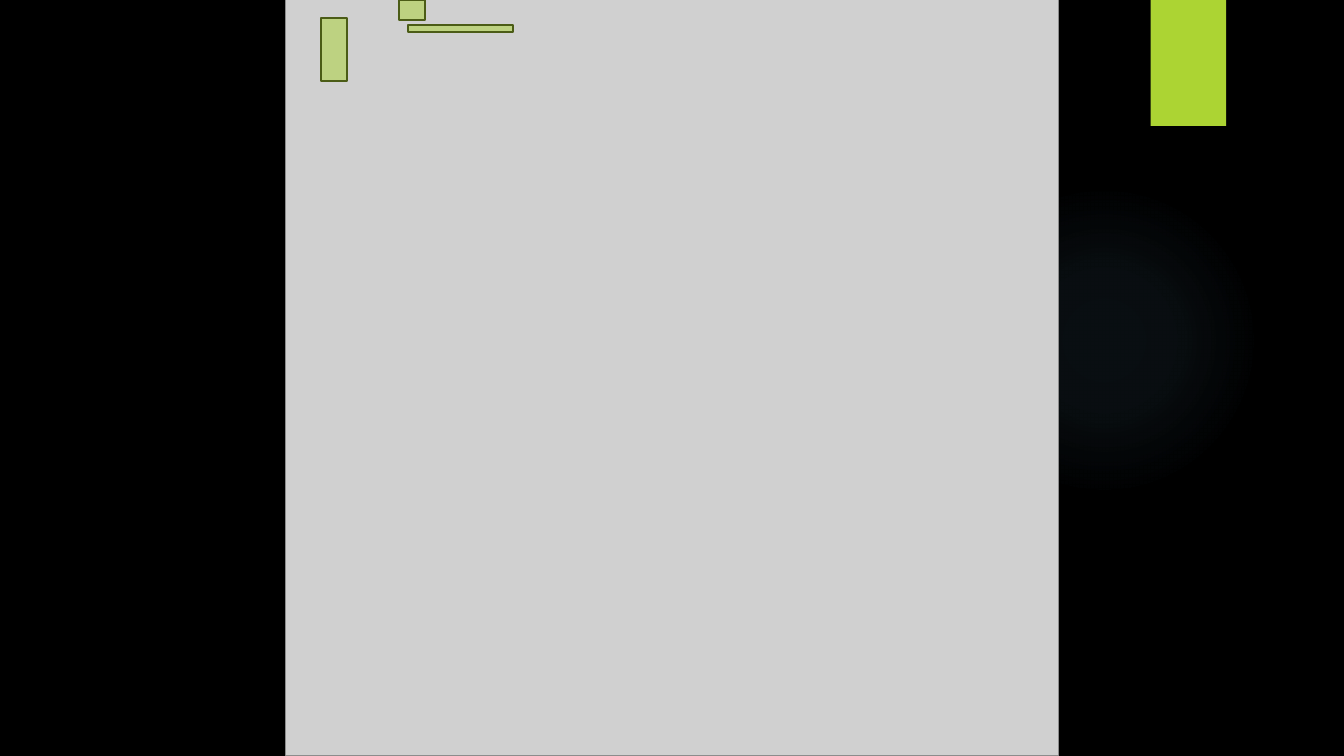
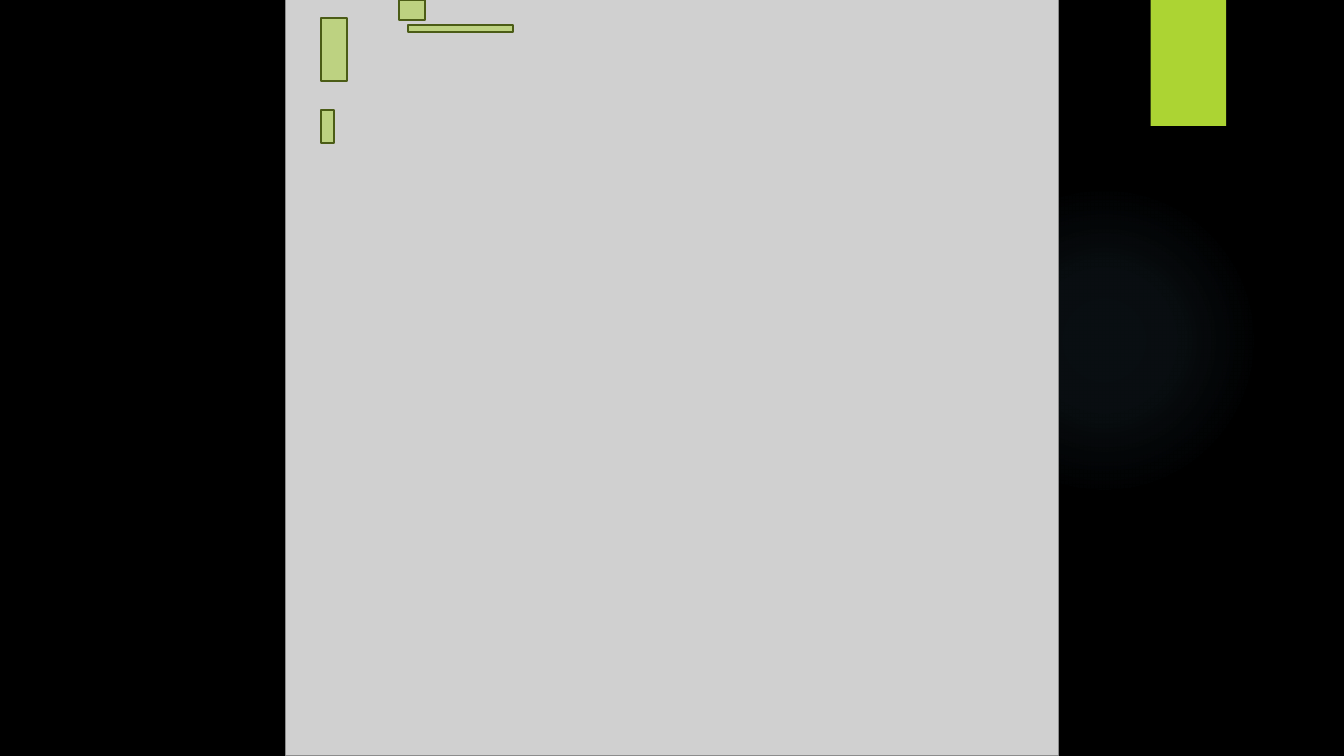
Before and after one commit to yasenstar/EA_MetaModel, a slide deck: slide 12 of Master_EAS_Meta-Model.pptx. Drawn at 1344x756 pixels with LibreOffice and Linux fonts; fonts in the diff are those of the drawing; grey boxes stand for pictures; background and template pictures are left out. Boxes give left, top, right and bottom in pixels: in the first picture for what was removed or moved away, otherwise in the second. Text is boxed around its words. In the diff, an @@ line names an element or a change of style, - is before the commit and + after.

```diff
--- a/Master_EAS_Meta-Model.pptx
+++ b/Master_EAS_Meta-Model.pptx
@@ rectangle added at (322, 110, 335, 143), fill #ACD433 at 50% opacity, outline #4B5D16 1.5 pt @@
```
Also in this commit, not shown: 3 other slides changed, 5 slides added, 8 other files.
